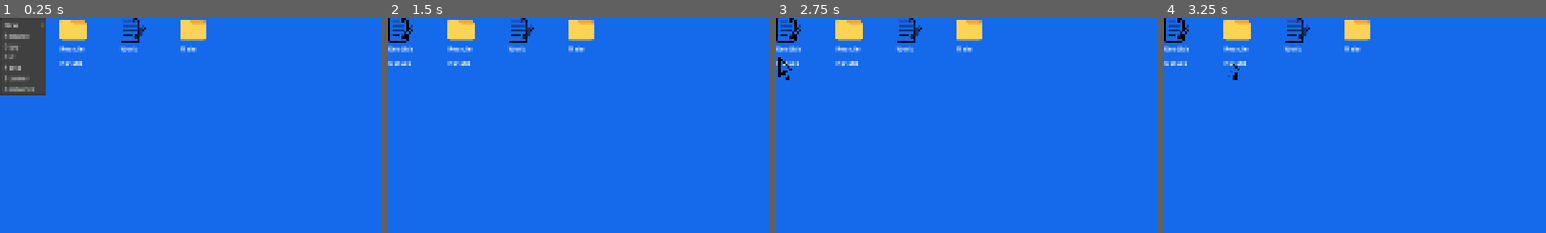
Above: before the commit, frames 1-4 (left to right).
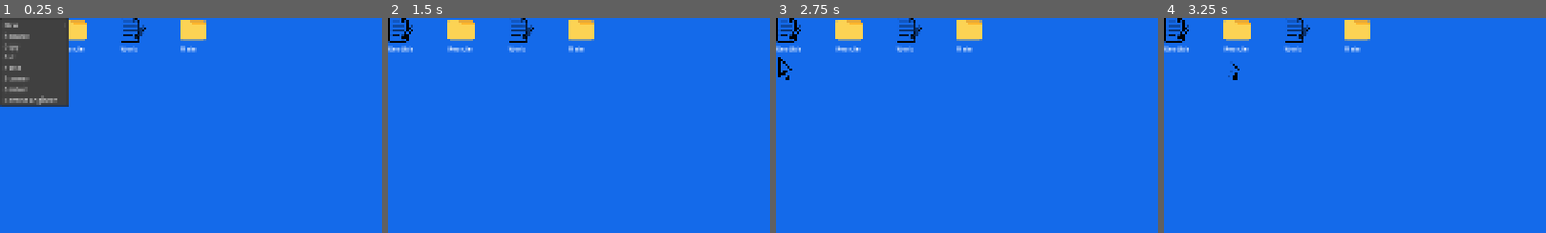
Above: after the commit, the same moments.

Repository: vividskiess/COS30031
Game: Godot game, scene res://Objects/Main_World.tscn
Two runs of this game, one before a commit and one after it. Both use one fixed random seed, a clock stepped at 60 frames per second and the inputs below.
Inputs (mouse positions are % of the whole screen's width and height, from its top left):
- Up to frame 1 (0.25 s): no input
- Up to frame 2 (1.5 s): click "Start" at 0.5 s; click "Start" at 1.25 s
- Up to frame 3 (2.75 s): click (0, 9) at 2.02 s
- Up to frame 4 (3.25 s): click (8, 9) at 2.77 s
The pictures show only the part of the screen within x 0-50%, y 0-50%; the shares and areas given below are measured in that part.

The runs differ from the first frame. In frame 1, 3.2% of the frame differs, in the area x 0-22%, y 0-42%; in frame 2, 0.2%; in frame 3, 0.2%; in frame 4, 0.2%.

Commit message:
Automatic and randomize infeciton loader + some more malware behavior + contianer but needs testing

Diff:
--- a/Objects/Main_World.tscn
+++ b/Objects/Main_World.tscn
@@ -5,6 +5,7 @@
 [ext_resource type="PackedScene" uid="uid://doh3itm6jhli" path="res://Objects/Mouse.tscn" id="2_ldsjx"]
 [ext_resource type="PackedScene" uid="uid://dxf7ph5nbl2i4" path="res://Objects/Text_content.tscn" id="3_ags0o"]
 [ext_resource type="PackedScene" uid="uid://djvel2tbwfkh8" path="res://Objects/Scanner.tscn" id="4_1xq3s"]
+[ext_resource type="PackedScene" uid="uid://djlfigylqglor" path="res://Objects/Remediate.tscn" id="5_knbu0"]
 
 [node name="Main" type="Control" unique_id=2124420353]
 layout_mode = 3
@@ -24,9 +25,12 @@
 window_scene = ExtResource("2_hfuox")
 text_scence = ExtResource("3_ags0o")
 scanner_scence = ExtResource("4_1xq3s")
+remediate = ExtResource("5_knbu0")
 
 [node name="mouse" parent="." unique_id=691309237 instance=ExtResource("2_ldsjx")]
 layout_mode = 0
-offset_left = 0.0
-offset_right = 512.0
+offset_left = 1255.9999
+offset_top = 161.0
+offset_right = 1767.9999
+offset_bottom = 673.0
 mouse_filter = 2
--- /dev/null
+++ b/Objects/Remediate.tscn
@@ -0,0 +1,3 @@
+[gd_scene format=3 uid="uid://djlfigylqglor"]
+
+[node name="Remediate" type="Node2D" unique_id=1462752395]
--- a/Objects/Scanner.tscn
+++ b/Objects/Scanner.tscn
@@ -1,13 +1,38 @@
 [gd_scene format=3 uid="uid://djvel2tbwfkh8"]
 
-[ext_resource type="Script" uid="uid://dvf1jxi8maagj" path="res://Script/Defender_tool.gd" id="1_xd7xj"]
+[ext_resource type="Script" uid="uid://dvf1jxi8maagj" path="res://Script/Scanner.gd" id="1_xd7xj"]
 
 [node name="Scanner" type="Control" unique_id=2007559659]
 layout_mode = 3
 anchors_preset = 0
 script = ExtResource("1_xd7xj")
 
-[node name="Label" type="Label" parent="." unique_id=498809098]
+[node name="Panel" type="ColorRect" parent="." unique_id=894557799]
 layout_mode = 0
-offset_right = 40.0
-offset_bottom = 23.0
+offset_top = -1.0
+offset_right = 469.0
+offset_bottom = -1.0
+color = Color(0.13333334, 1, 1, 1)
+
+[node name="VBoxContainer" type="VBoxContainer" parent="." unique_id=945928408]
+layout_mode = 0
+offset_top = -1.0
+offset_right = 469.0
+offset_bottom = 285.0
+
+[node name="Status" type="Label" parent="VBoxContainer" unique_id=498809098]
+layout_mode = 2
+
+[node name="Divider" type="HSeparator" parent="VBoxContainer" unique_id=1836465542]
+layout_mode = 2
+
+[node name="VScrollBar" type="VScrollBar" parent="VBoxContainer" unique_id=1012420349]
+layout_mode = 2
+
+[node name="Result" type="Label" parent="VBoxContainer/VScrollBar" unique_id=1339577164]
+layout_mode = 0
+offset_left = 2.0
+offset_top = -5.000002
+offset_right = 471.0
+offset_bottom = 17.999998
+scale = Vector2(0.99884015, 1.4836084)
--- /dev/null
+++ b/Script/Absolute_destruction.gd
@@ -0,0 +1,13 @@
+class_name destruction extends Base_malware
+
+var ticks_left: int = 10
+
+func cause_symptom() -> void:
+	ticks_left -= 1
+
+	if ticks_left <= 0:
+		Clock.game_over_signal.emit(false)
+	else:
+		Host_file.display_name = "System Failure IN " + str(ticks_left)
+		RightClickMenu.request_refresh.emit(Host_file.parent_path)
+	pass
--- /dev/null
+++ b/Script/Adware.gd
@@ -0,0 +1,9 @@
+class_name AdwareVirus extends Base_malware
+
+func cause_symptom() -> void:
+	var popup_data = FileResource.new()
+	popup_data.display_name = "Free_Prize_" + str(randi() % 9999) + ".txt"
+	popup_data.file_type = FileResource.FileType.TEXT
+	popup_data.text_content = "Your Laptop is at Risk download this Anti software"
+
+	InfectionManager.trigger_popup.emit(popup_data)
--- a/Script/Base_malware.gd
+++ b/Script/Base_malware.gd
@@ -3,6 +3,8 @@
 var Host_file: FileResource
 var Host_folder: FileResource
 var sym_timer: Timer
+
+
 
 func setup(Malware_data: FileResource, parent_dir: FileResource, tick_rate: float) -> void:
 	Host_file = Malware_data
@@ -31,3 +33,12 @@
 	#insert victory screen and game state
 	#queue_free()
 	pass
+
+func contained(duration: float) -> void:
+	sym_timer.paused = true
+
+	var temp_timer = get_tree().create_timer(duration)
+	temp_timer.timeout.connect(func():
+		if is_instance_valid(sym_timer): sym_timer.paused = false
+		print("Containment Breach! Virus is attacking")
+	)
--- a/Script/Defender_tool.gd
+++ /dev/null
@@ -1,21 +0,0 @@
-extends Control
-
-@onready var Res = $Label
-
-func _Search_infected_files(Scanned_file: FileResource) -> void:
-	Res.text = "Scanning" + Scanned_file.display_name +"..."
-
-	await get_tree().process_frame
-
-
-	var infected_found = 0 #int if number only array if its actual app
-	#var infected_file_found: Array[ResourceFile] = []
-	var Files_list = FileSys.get_all_file_in_folder_for_scan(Scanned_file)
-
-	for item in Files_list:
-		if item.is_infected == true:
-			infected_found += 1
-
-	Res.text = "Malware found:" + str(infected_found)
-
-	print("Suc")
--- a/Script/Desktop_Icon.gd
+++ b/Script/Desktop_Icon.gd
@@ -20,9 +20,6 @@
 
 	change_file_name.text_submitted.connect(_on_rename_submit)
 	change_file_name.focus_exited.connect(func(): _on_rename_submit(change_file_name.text))
-
-
-
 
 #Changing the colour to signifty hovering over it
 func _on_mouse_entered() -> void: # need to add select and hovering animation soon
@@ -53,6 +50,7 @@
 				_select_icon()
 				print(file_data.display_name)
 				RightClickMenu._open_menu(file_data.parent_path, get_global_mouse_position(), file_data)
+				accept_event()
 
 #Icon Selection Will be used for checking if file selected is actually malicous
 func _select_icon() -> void:
--- a/Script/Desktop_Manager.gd
+++ b/Script/Desktop_Manager.gd
@@ -1,37 +1,41 @@
 extends Control
-
+#Import all content Nodes for each section {Window, Content, Remediate system}
 @export var window_scene: PackedScene
 @export var desktop_icon: PackedScene
 @export var folder_scence: PackedScene
 @export var text_scence: PackedScene
 @export var scanner_scence: PackedScene
-
 @export var remediate: PackedScene
 
 
-#export var application_scence: PackedScence?
-
+@export var difficulty: int = 3
+
+#singleton Scanner
+@onready var active_scanner_window: Node = null
+@onready var active_scanner_content: Node = null
+
+
+#Handles Desktop Load, Icon_grid, Taskbar, computer clock
 @onready var desktop_files: Array[FileResource] = []
 @onready var icon_grid: GridContainer = $IconGrid
 @onready var taskbar_grid = $Taskbar/Panel/TaskbarGrid
 @onready var clock = $Taskbar/Panel/TaskbarGrid/Time/Label
 
-#Window node -> Button
+#Window node mapped to button to be open later
 var minimize_icon_to_window: Dictionary = {}
 
-#to be changed to array to be used as multiple select
+#to be changed to array to be used as multiple select but to check which file is looked at
 var is_selected: FileResource = null
 
+#Main Desktop
 var desktop_folder : FileResource
 
-#testing grid
+
+#testing grid needs to be adjustable later on
 var grid_column: int = 4
 var Taskbar_grid: int = 5
 
-func _testing_timer() -> void:
-	print("Test clock")
-
-# Called when the node enters the scene tree for the first time.
+#Calling all setup to get Game ready.
 func _ready() -> void:
 
 	_icon_grid_setup()
@@ -42,20 +46,31 @@
 
 	_refresh_grid()
 
-
+	#Control for right click signal
 	RightClickMenu.request_refresh.connect(_on_menu_request)
 	RightClickMenu.request_rename.connect(_on_menu_rename_request)
 	RightClickMenu.request_virus_scan.connect(_on_virus_scan_request)
-
+	RightClickMenu.request_contain.connect(_contian_virus)
+	RightClickMenu.reverse_engineer.connect(_reverse_engineer_call)
+
+
+	#Clock signal
 	Clock.time_passed.connect(_clock_update)
 	Clock.game_over_signal.connect(_handle_game_state)
-	#
-	InfectionManager._inject_malware(Rename_Virus, "NotSus", 2)
-	InfectionManager._inject_malware(Rename_Virus, "NotSus", 2)
+
+	# to be added Automatic random malware selection and injection (#work in progress)
+	#InfectionManager._inject_malware(Rename_Virus, "NotSus", 2)
+	#InfectionManager._inject_malware(destruction, "Destroy", 10)
+	#InfectionManager._inject_malware(Adware, "FreeRobux", 3)
+
 	#InfectionManager._inject_malware(Rename_Virus, "NotSus", 2)
 	#InfectionManager._inject_malware(Rename_Virus, "NotSus", 2)
 
-
+	InfectionManager.trigger_popup.connect(_on_icon_open)
+
+	_spawn_random_virus()
+
+#handles all user input
 func _gui_input(event: InputEvent) -> void:
 	if event is InputEventMouseButton and event.pressed:
 		if event.button_index == MOUSE_BUTTON_LEFT:
@@ -67,13 +82,14 @@
 			RightClickMenu._open_menu(desktop_folder, get_global_mouse_position(), null)
 
 
+#stop selection UI
 func _deselect_all_icon() -> void:
 	for child in icon_grid.get_children():
 		if child.has_method("deselect"):
 			child.deselect()
 
 
-#Changing grid main window
+#Changing grid seperation can be modified to adjustr automatically will be worked on later
 func _icon_grid_setup() -> void:
 	#Desktop_grid sepeartion
 
@@ -85,7 +101,7 @@
 	taskbar_grid.add_theme_constant_override("h_separation", 50)
 
 
-#linking every folder
+#linking every folder to thier parent as a linked list
 func link_to_parent(parent: FileResource):
 	for child in parent.contained_files:
 		child.parent_path = parent
@@ -101,26 +117,32 @@
 	icon_instance.icon_double_clicked.connect(_on_icon_open)
 	icon_instance.icon_selected.connect(_on_icon_selected)
 
-
-#Opening Window Scence
-func _on_icon_open(data: FileResource) -> void:
+func create_base_window(title: String, icon_text: Texture2D) -> Node:
 	var new_window = window_scene.instantiate()
 	add_child(new_window)
-	new_window.set_title(data.display_name)
+	new_window.set_title(title)
 	new_window.state.connect(_control_window_state) #connects with window to change open, close. minimize
 
-	#creating mini button in taskbar
 	var taskbar_button = Button.new()
-	taskbar_button.icon = data.icon_texture
+	if icon_text != null:
+		taskbar_button.icon = icon_text
+	else:
+		taskbar_button.text = "Sys"
 	taskbar_button.custom_minimum_size = Vector2(64,64) #size of icon in minimize mode
 	taskbar_grid.add_child(taskbar_button)
 
-	#dictionary of button icon
 	minimize_icon_to_window[new_window] = taskbar_button
-	taskbar_button.pressed.connect(func(): _control_window_state(new_window, "opened")) #calling to open back up
-
-
-	#to be moved to Each of thier own
+	taskbar_button.pressed.connect(func(): _control_window_state(new_window, "opened"))
+
+	return new_window
+
+
+#Opening Window which later holds its contnet
+func _on_icon_open(data: FileResource) -> void:
+
+	var new_window = create_base_window(data.display_name, data.icon_texture)
+
+	#calls another node for content gen
 	match data.file_type:
 		FileResource.FileType.TEXT:
 			#open Text Scence
@@ -136,8 +158,8 @@
 			#changing folder name without creating new scnce
 			folder_content.change_window_name.connect(func(file_data): new_window.set_title(file_data.display_name))
 			folder_content.open_new_window.connect(_on_icon_open)
-
 			folder_content.setup(data, "C:/Desktop/")
+
 
 #Control if window is changign size close or minimize
 func _control_window_state(window_node:Node, new_state:String) -> void:
@@ -160,6 +182,7 @@
 				window_node.move_to_front()
 
 
+#UI
 func _on_icon_selected(selectedData: FileResource) -> void:
 	is_selected = selectedData
 
@@ -187,6 +210,8 @@
 				if child.has_method("_start_renaming"):
 					child._start_renaming(	)
 
+
+#file movement
 func _can_drop_data(_at_position: Vector2, data: Variant) -> bool:
 	#if data != self:
 	return data is FileResource
@@ -199,21 +224,65 @@
 	_refresh_grid()
 	RightClickMenu.request_refresh.emit(old_folder)
 
+func _spawn_random_virus() -> void:
+	var virus_pool = [Rename_Virus, AdwareVirus, file_eater, destruction]
+
+	var fake_names = ["1.exe", "2.exe", "3.exe", "4.exe"]
+	var all_item = FileSys._get_all_files(FileSys.desktop_folder)
+
+	var all_folders: Array[FileResource] = [FileSys.desktop_folder]
+
+	for item in all_item:
+		if item.file_type == FileResource.FileType.FOLDER:
+			all_folders.append(item)
+
+	for i in range(difficulty):
+		var chosen_virus = virus_pool.pick_random()
+		var chosen_name = fake_names.pick_random()
+		var tick_rate = randf_range(4.0, 12.0)
+		var chosen_folder = all_folders.pick_random()
+
+		fake_names.erase(chosen_name)
+		InfectionManager._inject_malware(chosen_virus, chosen_name, tick_rate, chosen_folder)
+
+#Defender Tool
 func _on_virus_scan_request(file: FileResource) -> void:
-	var Scanner = scanner_scence.instantiate()
-	add_child(Scanner)
-
-	if Scanner.has_method("_Search_infected_files"):
-		Scanner._Search_infected_files(file)
-
-
-	pass
-
-
+	if is_instance_valid(active_scanner_window):
+		_control_window_state(active_scanner_window, "opened")
+
+	if is_instance_valid(active_scanner_content) and active_scanner_content.has_method("start_scan"):
+		active_scanner_content.start_scan(file)
+
+	else:
+		active_scanner_window = create_base_window("Scanner", null)
+		active_scanner_content = scanner_scence.instantiate()
+		active_scanner_window.embed_content(active_scanner_content)
+		if active_scanner_content.has_method("start_scan"):
+			active_scanner_content.start_scan(file)
+
+func _contian_virus(file: FileResource) -> void:
+	var success = InfectionManager.attempt_containment(file, 5.0)
+	if success:
+		print("print sucessfully contain for 30 seconds")
+	else:
+		print("Failed")
+
+
+func _reverse_engineer_call(file: FileResource) -> void:
+	_on_icon_open(file)
+
+#func Containement(file:FileResource) -> void:
+
+
+#changing clock
 func _clock_update(hours: int, minute:int) -> void:
 	var time_string = "%02d:%02d" % [hours, minute]
 	clock.text = time_string
 
+#may be moved
 func _handle_game_state(game_state: bool) -> void:
-	#print("Game Over")
+	if game_state:
+		print("Winner")
+	else:
+		print("Lost")
 	pass
--- a/Script/FileSys.gd
+++ b/Script/FileSys.gd
@@ -14,22 +14,6 @@
 
 func _intialize_system() -> void:
 	desktop_folder = load("res://Asset/Computer_Architecture/Desktop.tres")
-
-	#old desktop load sys
-	#desktop_folder = FileResource.new()
-	#desktop_folder.display_name = "Desktop"
-	#desktop_folder.file_type = FileResource.FileType.FOLDER
-	#
-	#var path = "res://Asset/Computer_Architecture/Desktop/"
-	#var file_names = ResourceLoader.list_directory(path)
-	#
-	#for file_name in file_names:
-		#var full_path = path.path_join(file_name)
-		#var load_res = load(full_path)
-	#
-		#if load_res is FileResource:
-			#load_res.parent_path = desktop_folder
-			#desktop_folder.contained_files.append(load_res)
 
 func add_path(path:String, new_file:FileResource) -> void:
 	if not dictionary.has(path):
@@ -74,7 +58,6 @@
 	for file in clipboard:
 		var new_file = file.duplicate()
 		new_file.parent_path = target_folder
-
 		target_folder.contained_files.append(new_file)
 
 func get_all_file_in_folder_for_scan(current_folder: FileResource) -> Array[FileResource]:
@@ -84,3 +67,16 @@
 			found_files.append(item)
 
 	return found_files
+
+func _get_all_files(current_folder: FileResource) -> Array[FileResource]:
+	var found_files: Array[FileResource] = []
+
+	for item in current_folder.contained_files:
+		if item.file_type == FileResource.FileType.FOLDER:
+			var sub_folder = _get_all_files(item)
+			found_files.append(item)
+			found_files.append_array(sub_folder)
+		else:
+			found_files.append(item)
+
+	return found_files
--- /dev/null
+++ b/Script/File_destroyer.gd
@@ -0,0 +1,15 @@
+class_name file_eater extends Base_malware
+
+func cause_symptom() -> void:
+	var all_files = FileSys._get_all_files(FileSys.desktop_folder)
+
+	if all_files.has(Host_file):
+		all_files.erase(Host_file)
+
+	if all_files.size() > 0:
+		var target = all_files.pick_random()
+
+		if target.is_infected != true && target.file_type != FileResource.FileType.FOLDER:
+			target.parent_path.contained_files.erase(target)
+
+		RightClickMenu.request_refresh.emit(target.parent_path)
--- a/Script/Fileresource.gd
+++ b/Script/Fileresource.gd
@@ -3,7 +3,7 @@
 
 #Todo File type checking for Directory
 
-enum FileType {FOLDER, TEXT, IMAGE, EXECUTABLE, MALICOUS}
+enum FileType {FOLDER, TEXT, IMAGE, EXECUTABLE, MALICOUS, SCANNER}
 
 @export var display_name: String = "New File"
 @export var icon_texture: Texture2D
--- a/Script/Infection_Manager.gd
+++ b/Script/Infection_Manager.gd
@@ -1,13 +1,19 @@
 extends Node
 
+signal trigger_popup(file_data: FileResource)
+
+
 #handles Virus injection
+var active_virus: Dictionary = {}
 
-func _inject_malware(Virus_class: Script, hidden_name: String, tick_rate: float) -> void:
+func _inject_malware(Virus_class: Script, hidden_name: String, tick_rate: float, target_folder:FileResource = null) -> void:
 	var malicious_file = FileResource.new()
 	malicious_file.display_name = hidden_name
-	malicious_file.file_type = FileResource.FileType.TEXT
+	malicious_file.file_type = FileResource.FileType.MALICOUS #change to malware type
 
-	var target_folder = FileSys.desktop_folder
+	if target_folder == null:
+		target_folder = FileSys.desktop_folder
+
 	target_folder.contained_files.append(malicious_file)
 	malicious_file.parent_path = target_folder
 
@@ -17,3 +23,14 @@
 	virus_node.setup(malicious_file, target_folder, tick_rate)
 
 	RightClickMenu.request_refresh.emit(target_folder)
+	active_virus[malicious_file] = virus_node
+
+func attempt_containment(target_file: FileResource, duration: float) -> bool:
+
+	if active_virus.has(target_file):
+		print("test")
+		var virus_script = active_virus[target_file]
+		virus_script.contained(duration)
+		return true
+	else:
+		return false
--- /dev/null
+++ b/Script/Scanner.gd
@@ -0,0 +1,39 @@
+extends Control
+
+@onready var status = $VBoxContainer/VScrollBar/Result
+@onready var res_list = $VBoxContainer/Status
+
+func start_scan(target_folder: FileResource) -> void:
+
+	status.text = "Scanning " + target_folder.display_name + "..."
+	status.modulate = Color.WHITE
+
+	for child in res_list.get_children():
+		child.queue_free()
+
+	await  get_tree().process_frame
+
+	var all_file = FileSys.get_all_file_in_folder_for_scan(target_folder)
+	var found_virus: Array[FileResource] = []
+
+	for file in all_file:
+		if file.is_infected:
+			found_virus.append(file)
+
+	_display_result(found_virus)
+
+
+func _display_result(virus: Array[FileResource]) -> void:
+	if virus.size() > 0:
+		status.text = str(virus.size()) + "Threat Found"
+		status.modulate =Color.RED
+
+		for v in virus:
+			var threat_label = Label.new()
+			threat_label.text = v.display_name
+			threat_label.add_theme_color_override("font_color", Color.ORANGE)
+
+			res_list.add_child(threat_label)
+	else:
+		status.text = "System Secure. No threat Found"
+		status.modulate = Color.GREEN
--- a/Script/right_click_menu.gd
+++ b/Script/right_click_menu.gd
@@ -3,6 +3,8 @@
 signal request_refresh(modified_file: FileResource) #change to file creation
 signal request_rename
 signal request_virus_scan(target_folder: FileResource)
+signal request_contain(target_file: FileResource)
+signal reverse_engineer(target_file: FileResource)
 
 var current_dir: FileResource
 var target_file:FileResource = null
@@ -23,7 +25,7 @@
 	paste,
 	scanner,
 	container,
-
+	Reverse_Engineer,
 }
 
 enum CreateMenu{
@@ -38,13 +40,14 @@
 	add_child(sub_menu)
 
 	#Main Right Click menu adding option
-	add_submenu_node_item("New", sub_menu)
-	add_item("Rename", PopupIds.rename)
-	add_item("Copy", PopupIds.copy)
-	add_item("Cut", PopupIds.cut)
-	add_item("Paste", PopupIds.paste)
-	add_item("Scanner", PopupIds.scanner)
-	add_item("Container", PopupIds.container)
+	add_submenu_node_item("New", sub_menu) #Done
+	add_item("Rename", PopupIds.rename) #Done
+	add_item("Copy", PopupIds.copy) #Done
+	add_item("Cut", PopupIds.cut) #Work in progress
+	add_item("Paste", PopupIds.paste) #Done
+	add_item("Scanner", PopupIds.scanner) #Done
+	add_item("Contain", PopupIds.container) #Work in progress
+	add_item("Reverse Engineer", PopupIds.Reverse_Engineer ) #Andrew
 
 	#sub menu adding
 	sub_menu.add_item("Folder", CreateMenu.folder)
@@ -80,6 +83,14 @@
 			else:
 				request_virus_scan.emit(current_dir)
 
+		PopupIds.container:
+				request_contain.emit(target_file)
+
+		PopupIds.Reverse_Engineer:
+			if target_file.is_infected == true:
+				reverse_engineer.emit(target_file)
+
+
 func _on_new_sub_menu_pressed(id: int) -> void:
 	match id:
 		CreateMenu.folder:
Not shown, added: Script/Absolute_destruction.gd.uid
Not shown, added: Script/Adware.gd.uid
Not shown, added: Script/File_destroyer.gd.uid
Renamed: Script/Defender_tool.gd.uid -> Script/Scanner.gd.uid
